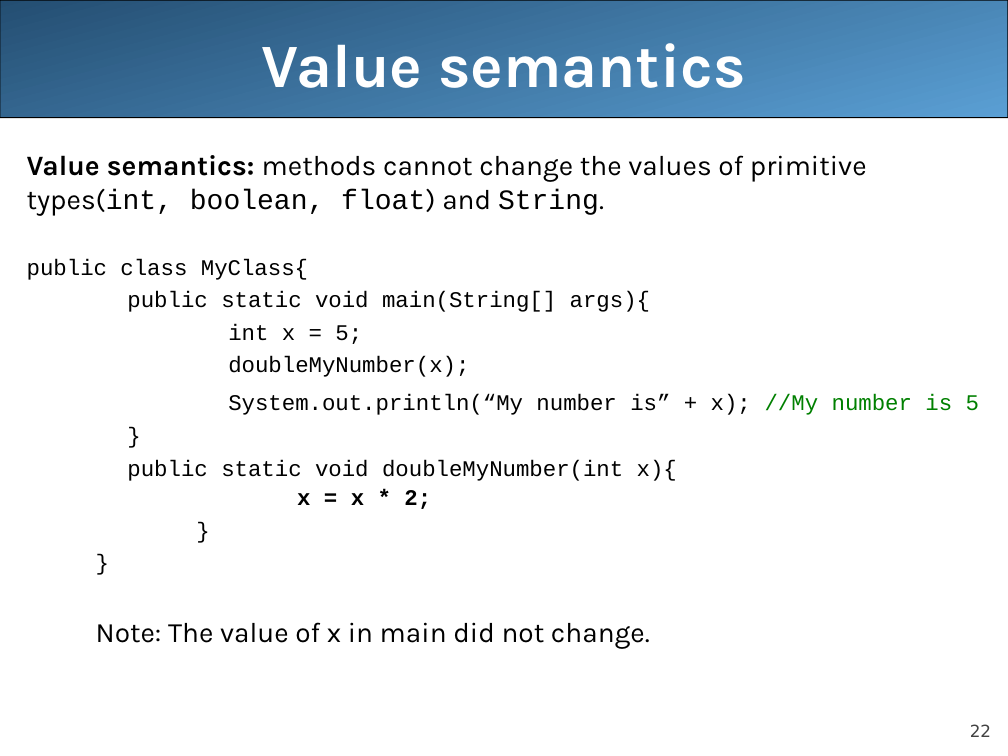
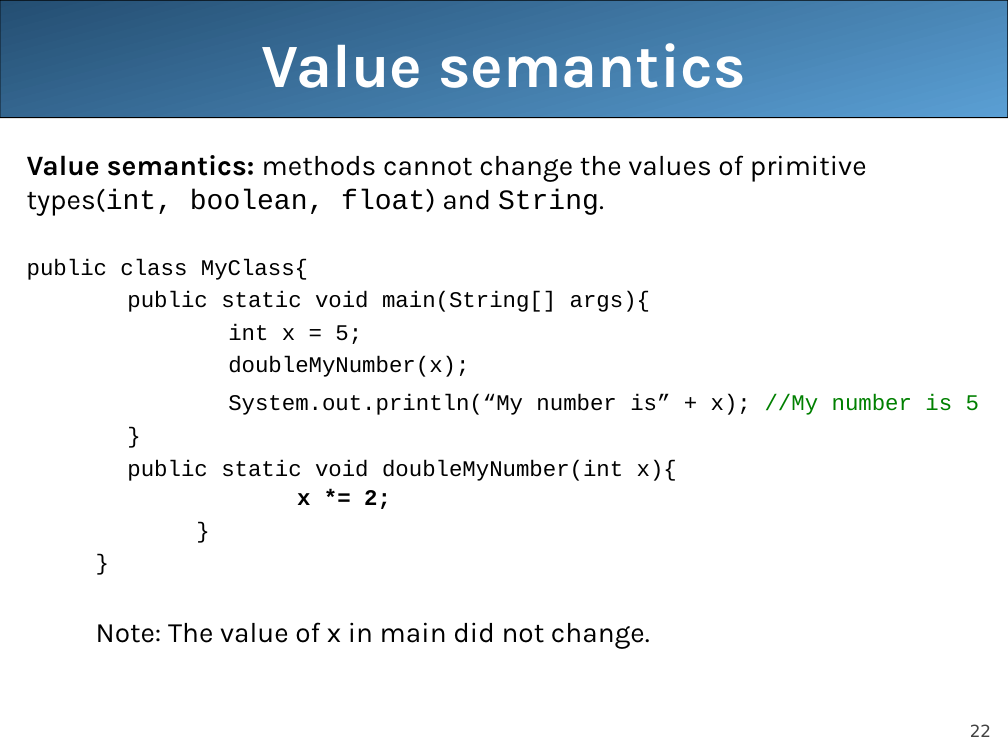
Before and after one commit to pinglee0/unit2, a slide deck: slide 22 of lecture5.ppt. Drawn at 1008x756 pixels with LibreOffice and Linux fonts; fonts in the diff are those of the drawing. Boxes give left, top, right and bottom in pixels: in the first picture for what was removed or moved away, otherwise in the second. Text is boxed around its words. In the diff, an @@ line names an element or a change of style, - is before the commit and + after.

```diff
--- a/lecture5.ppt
+++ b/lecture5.ppt
@@ text at [297, 490, 391, 509]: text changed @@
-  x = x * 2;
+  x *= 2;
```
Also in this commit, not shown: 4 other slides changed, 2 slides removed.
